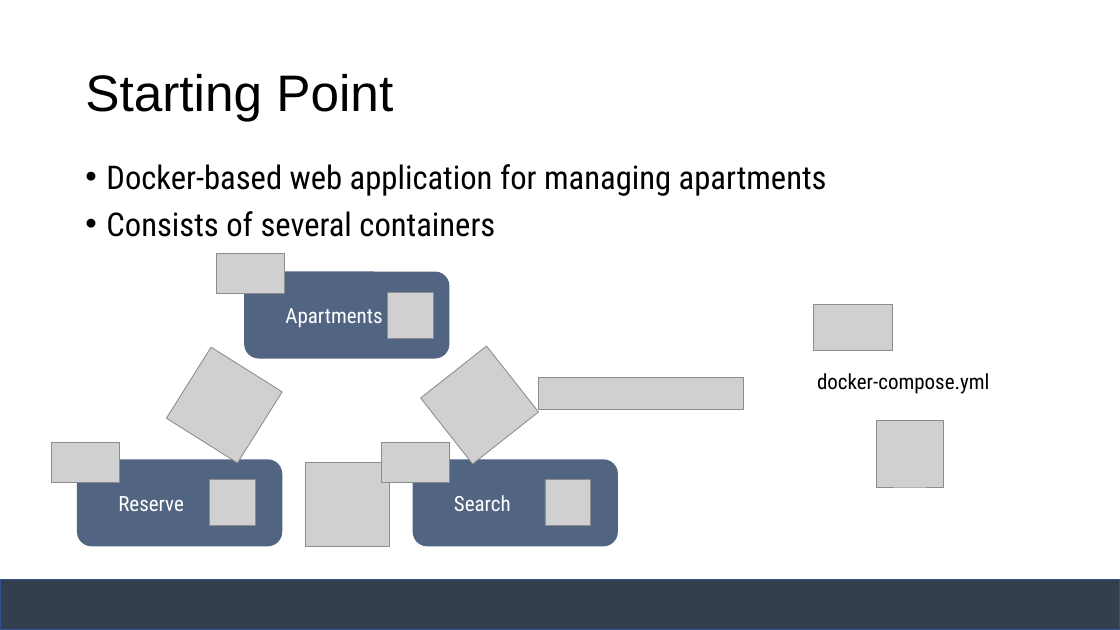
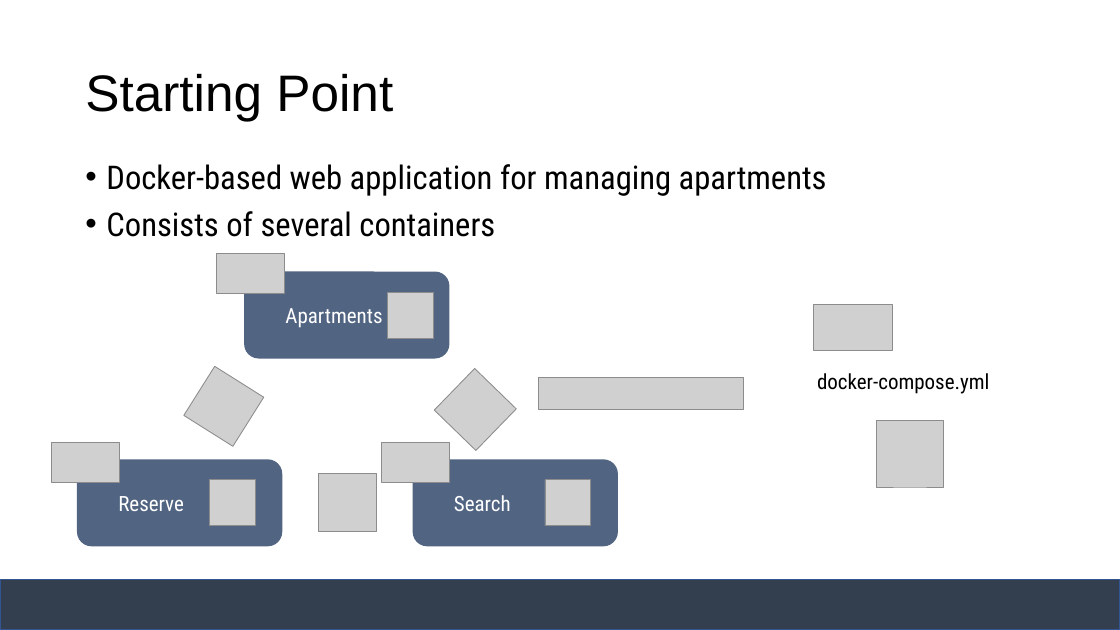
Before and after one commit to janakaras/docker-in-the-cloud, a slide deck: slide 4 of Project Presentation.pptx. Drawn at 1120x630 pixels with LibreOffice and Linux fonts; fonts in the diff are those of the drawing; grey boxes stand for pictures. Boxes give left, top, right and bottom in pixels: in the first picture for what was removed or moved away, otherwise in the second. Text is boxed around its words. In the diff, an @@ line names an element or a change of style, - is before the commit and + after.

```diff
--- a/Project Presentation.pptx
+++ b/Project Presentation.pptx
@@ picture: place and size @@
-picture at (166, 347, 282, 463)
+picture at (184, 366, 264, 446)
@@ picture at (434, 369, 516, 451): rotation 51 to 44 degrees @@
@@ picture: place and size @@
-picture at (306, 463, 390, 547)
+picture at (318, 473, 376, 531)
```
Also in this commit, not shown: 7 other slides changed, 9 slides added, 3 slides removed.
